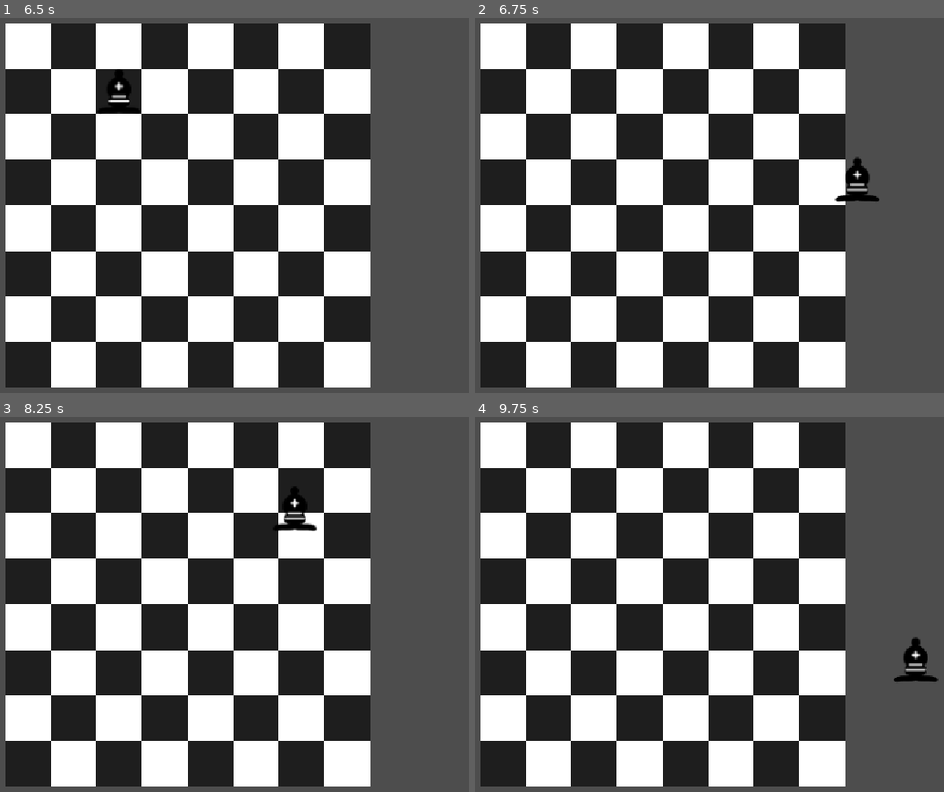
Above: before the commit, frames 1-4 (two rows, left to right).
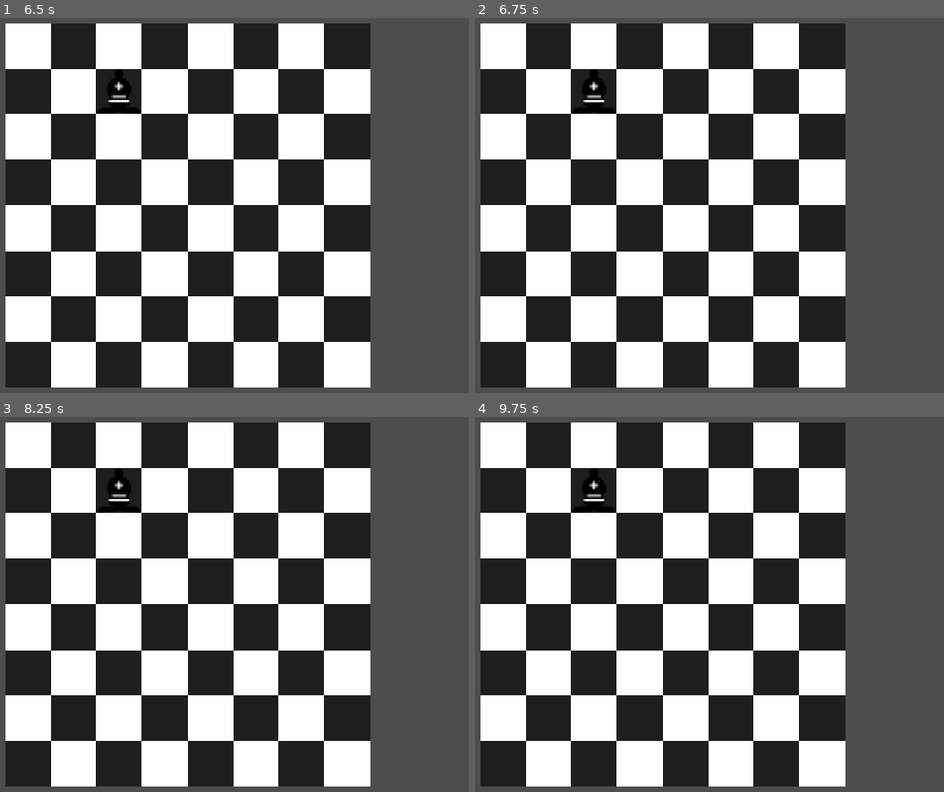
Above: after the commit, the same moments.

Repository: ConnorP12/Chess
Game: Godot game, scene res://Scenes/Chess.tscn
The game is run twice, just before and just after one commit, with the same random seed, the same clock (stepped at 60 frames per second) and the same inputs.
Inputs (mouse positions are in pixels of both pictures, inside the frame that each line leads up to):
- Up to frame 1 (6.5 s): tap Enter at 0.5, 2, 3.5 s; move the mouse to (384, 179) at 0.52 s; press the mouse at (384, 179) at 0.53 s; tap Space at 1.25, 2.75, 4.25 s; move the mouse to (75, 220) at 1.27 s; release the mouse at (75, 220) at 1.28 s; click (75, 220) at 1.35 s; move the mouse to (295, 108) at 2.02 s; press the mouse at (295, 108) at 2.03 s; move the mouse to (182, 280) at 2.77 s; release the mouse at (182, 280) at 2.78 s; click (182, 280) at 2.85 s; move the mouse to (440, 261) at 3.52 s; press the mouse at (440, 261) at 3.53 s; move the mouse to (4, 138) at 4.27 s; release the mouse at (4, 138) at 4.28 s; click (4, 138) at 4.35 s; move the mouse to (257, 198) at 5.02 s; press the mouse at (257, 198) at 5.03 s; move the mouse to (112, 96) at 5.77 s; release the mouse at (112, 96) at 5.78 s; click (112, 96) at 5.85 s
- Up to frame 2 (6.75 s): move the mouse to (859, 179) at 6.52 s; press the mouse at (859, 179) at 6.53 s
- Up to frame 3 (8.25 s): move the mouse to (75, 619) at 7.27 s; release the mouse at (75, 619) at 7.28 s; click (75, 619) at 7.35 s; move the mouse to (295, 507) at 8.02 s; press the mouse at (295, 507) at 8.03 s
- Up to frame 4 (9.75 s): move the mouse to (657, 679) at 8.77 s; release the mouse at (657, 679) at 8.78 s; click (657, 679) at 8.85 s; move the mouse to (915, 660) at 9.52 s; press the mouse at (915, 660) at 9.53 s

Frame 1 is identical in both runs. In frame 2, 0.9% of the frame differs, in the area x 21-87%, y 13-50%; in frame 3, 0.9%; in frame 4, 0.9%.

Commit message:
collision added but only the black piece works

Diff:
--- a/Scripts/bishop.gd
+++ b/Scripts/bishop.gd
@@ -16,23 +16,81 @@
 func possible_moves(enemyPieces: Array[Piece], teamPieces: Array[Piece]) -> Array:
 	var move: Array
 	var newPosition: Vector2i = Vector2i(boardPosition)
+	var enemyPieceOnPosition := false
+	var teamPieceOnPosition := false
 	while newPosition.x < 7 and newPosition.y < 7:
 		newPosition.x += 1
 		newPosition.y += 1
-		move.append(newPosition)
+		for enemyPiece in enemyPieces:
+			if enemyPiece.boardPosition == newPosition:
+				enemyPieceOnPosition = true
+		for teamPiece in teamPieces:
+			if teamPiece.boardPosition == newPosition:
+				teamPieceOnPosition = true
+		if enemyPieceOnPosition == true:
+			move.append(newPosition)
+			break
+		elif teamPieceOnPosition == true:
+			break
+		else:
+			move.append(newPosition)
+
+
 	newPosition = Vector2i(boardPosition)
+	enemyPieceOnPosition = false
+	teamPieceOnPosition = false
 	while newPosition.x > 0 and newPosition.y > 0:
 		newPosition.x -= 1
 		newPosition.y -= 1
-		move.append(newPosition)
+		for enemyPiece in enemyPieces:
+			if enemyPiece.boardPosition == newPosition:
+				enemyPieceOnPosition = true
+		for teamPiece in teamPieces:
+			if teamPiece.boardPosition == newPosition:
+				teamPieceOnPosition = true
+		if enemyPieceOnPosition == true:
+			move.append(newPosition)
+			break
+		elif teamPieceOnPosition == true:
+			break
+		else:
+			move.append(newPosition)
 	newPosition = Vector2i(boardPosition)
+	enemyPieceOnPosition = false
+	teamPieceOnPosition = false
 	while newPosition.x > 0 and newPosition.y < 7:
 		newPosition.x -= 1
 		newPosition.y += 1
-		move.append(newPosition)
+		for enemyPiece in enemyPieces:
+			if enemyPiece.boardPosition == newPosition:
+				enemyPieceOnPosition = true
+		for teamPiece in teamPieces:
+			if teamPiece.boardPosition == newPosition:
+				teamPieceOnPosition = true
+		if enemyPieceOnPosition == true:
+			move.append(newPosition)
+			break
+		elif teamPieceOnPosition == true:
+			break
+		else:
+			move.append(newPosition)
 	newPosition = Vector2i(boardPosition)
+	enemyPieceOnPosition = false
+	teamPieceOnPosition = false
 	while newPosition.x < 7 and newPosition.y > 0:
 		newPosition.x += 1
 		newPosition.y -= 1
-		move.append(newPosition)
+		for enemyPiece in enemyPieces:
+			if enemyPiece.boardPosition == newPosition:
+				enemyPieceOnPosition = true
+		for teamPiece in teamPieces:
+			if teamPiece.boardPosition == newPosition:
+				teamPieceOnPosition = true
+		if enemyPieceOnPosition == true:
+			move.append(newPosition)
+			break
+		elif teamPieceOnPosition == true:
+			break
+		else:
+			move.append(newPosition)
 	return move
--- a/Scripts/chess.gd
+++ b/Scripts/chess.gd
@@ -30,6 +30,15 @@
 	board.square_clicked.connect(player["black"].piece[0]._on_board_square_clicked)
 	board.square_clicked.connect(player["white"].piece[0]._on_board_square_clicked)
 
+	for piece in player["black"].piece:
+		piece.moves = piece.possible_moves(player["white"].piece, player["black"].piece)
+		print(piece.moves)
+
+	player["white"].turn = not player["white"].turn
+	for piece in player["white"].piece:
+		piece.moves = piece.possible_moves(player["white"].piece, player["black"].piece)
+		print(piece.moves)
+
 
 
 func _on_player_turn_over() -> void:
--- a/Scripts/piece_class.gd
+++ b/Scripts/piece_class.gd
@@ -16,10 +16,10 @@
 
 
 func _process(_delta: float) -> void:
-	if held == true and Input.is_action_pressed("click"):
-		global_position = get_global_mouse_position()
-	else:
-		global_position = board.get_tile_position(boardPosition)
+	#if held == true and Input.is_action_pressed("click"):
+		#global_position = get_global_mouse_position()
+	#else:
+	global_position = board.get_tile_position(boardPosition)
 	if selected == true:
 		#make move and stuff
 		pass
